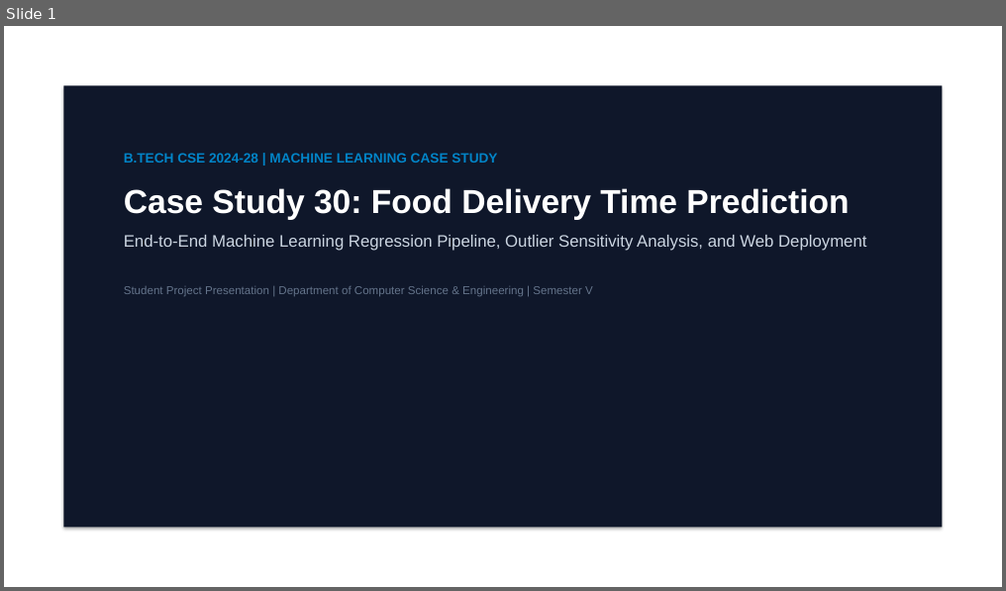
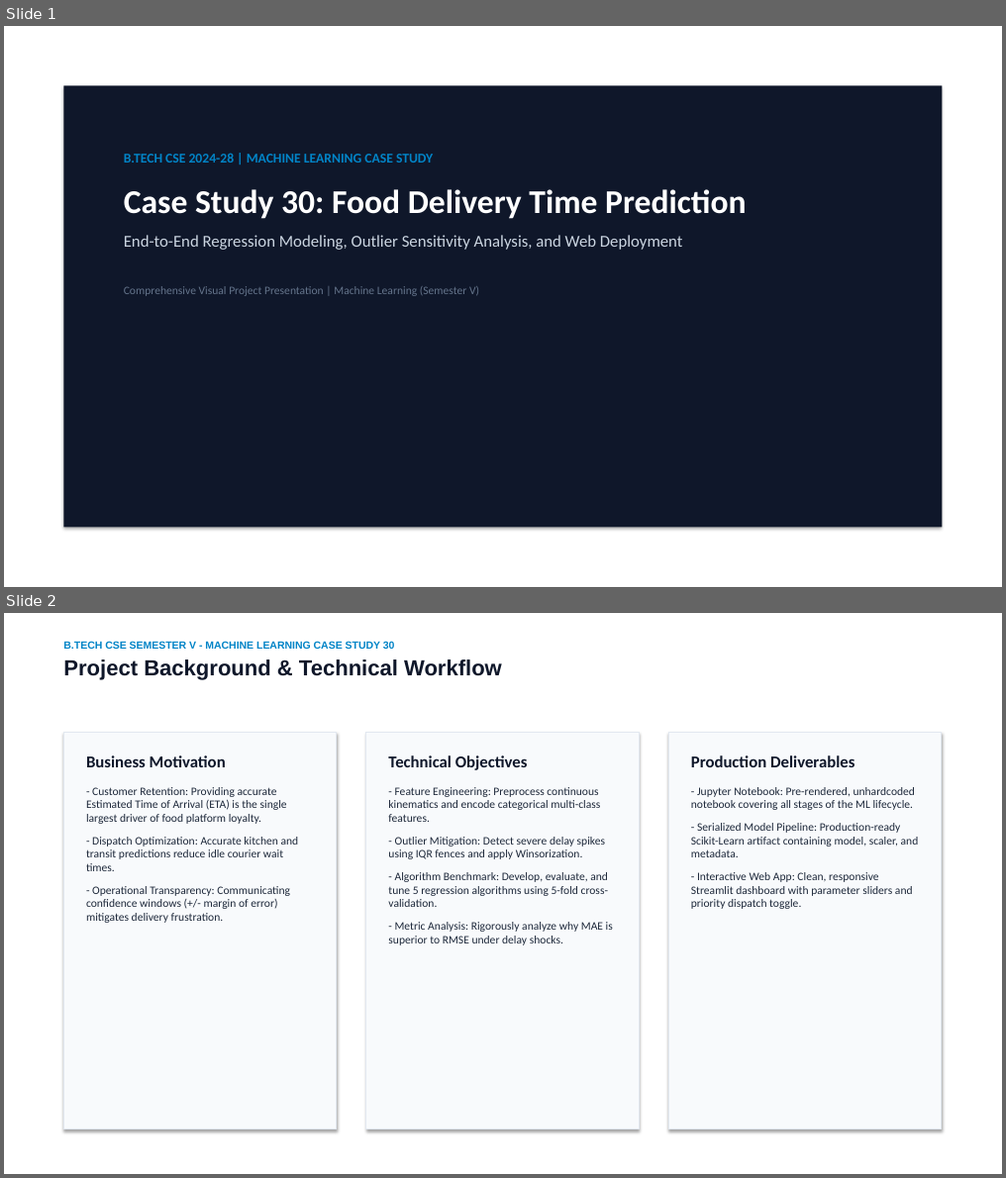
Before and after one commit to Rizwan2611/food-delivery-time-prediction, a slide deck: Food_Delivery_Time_Prediction_Presentation.pptx. Shown one above the other, each under a label of ours: slide 1 before the commit, slides 1 and 2 after it. The pictures are 1006x591 and 1006x1178 pixels, drawn with LibreOffice and Linux fonts; fonts in the diff are those of the drawing. Boxes give left, top, right and bottom in pixels: in the first picture for what was removed or moved away, otherwise in the second. Text is boxed around its words. In the diff, an @@ line names an element or a change of style, - is before the commit and + after.

Commit message:
Update presentation with 1-2 exact graphs per slide and comprehensive explanations

```diff
--- a/Food_Delivery_Time_Prediction_Presentation.pptx
+++ b/Food_Delivery_Time_Prediction_Presentation.pptx
@@ slide 2 added at box(4, 613, 1002, 1174), background #FFFFFF @@
@@ text added at box(63, 641, 502, 680), 10 pt, text #0284C7, bold @@
+B.TECH CSE SEMESTER V - MACHINE LEARNING CASE STUDY 30
+Project Background & Technical Workflow
@@ rectangle added at box(63, 733, 337, 1130), fill #F8FAFC, outline #E2E8F0 1 pt @@
@@ text added at box(86, 756, 299, 923), 11 pt, text #1E293B @@
+Business Motivation
+- Customer Retention: Providing accurate Estimated Time of Arrival (ETA) is the single largest driver of food platform loyalty.
+- Dispatch Optimization: Accurate kitchen and transit predictions reduce idle courier wait times.
+- Operational Transparency: Communicating confidence windows (+/- margin of error) mitigates delivery frustration.
@@ rectangle added at box(366, 733, 639, 1130), fill #F8FAFC, outline #E2E8F0 1 pt @@
@@ text added at box(388, 756, 613, 946), 11 pt, text #1E293B @@
+Technical Objectives
+- Feature Engineering: Preprocess continuous kinematics and encode categorical multi-class features.
+- Outlier Mitigation: Detect severe delay spikes using IQR fences and apply Winsorization.
+- Algorithm Benchmark: Develop, evaluate, and tune 5 regression algorithms using 5-fold cross-validation.
+- Metric Analysis: Rigorously analyze why MAE is superior to RMSE under delay shocks.
@@ rectangle added at box(668, 733, 942, 1130), fill #F8FAFC, outline #E2E8F0 1 pt @@
@@ text added at box(691, 756, 919, 909), 11 pt, text #1E293B @@
+Production Deliverables
+- Jupyter Notebook: Pre-rendered, unhardcoded notebook covering all stages of the ML lifecycle.
+- Serialized Model Pipeline: Production-ready Scikit-Learn artifact containing model, scaler, and metadata.
+- Interactive Web App: Clean, responsive Streamlit dashboard with parameter sliders and priority dispatch toggle.
@@ slide 1 changed as well @@
@@ text at box(124, 153, 746, 219): font Arial to Calibri in "B.TECH CSE 2024-28 | MACHINE LEARNING CASE ...", "Case Study 30: Food Delivery Time Prediction" @@
@@ text at box(124, 235, 683, 296): text changed; font Arial to Calibri @@
-End-to-End Machine Learning Regression Pipeline, Outlier Sensitivity Analysis, and Web Deployment
-Student Project Presentation | Department of Computer Science & Engineering | Semester V
+End-to-End Regression Modeling, Outlier Sensitivity Analysis, and Web Deployment
+Comprehensive Visual Project Presentation | Machine Learning (Semester V)
```
Also in this commit, not shown: 10 other slides changed, 4 other slides added, 5 slides removed, 14 other files.
